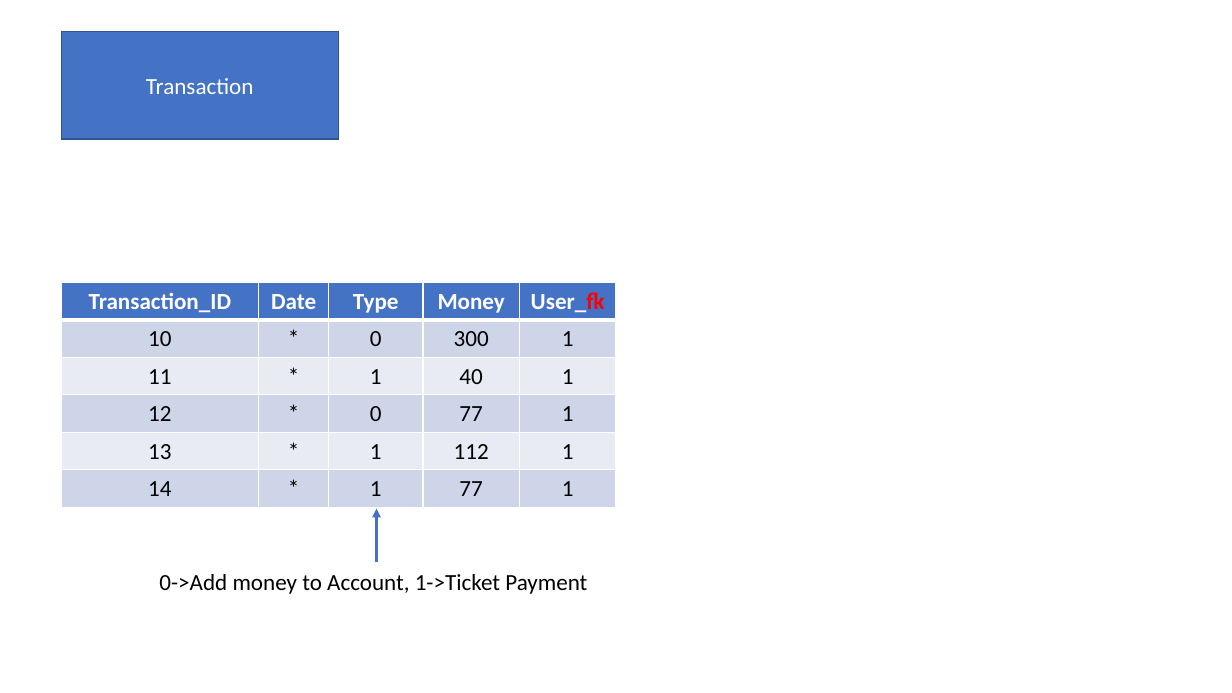
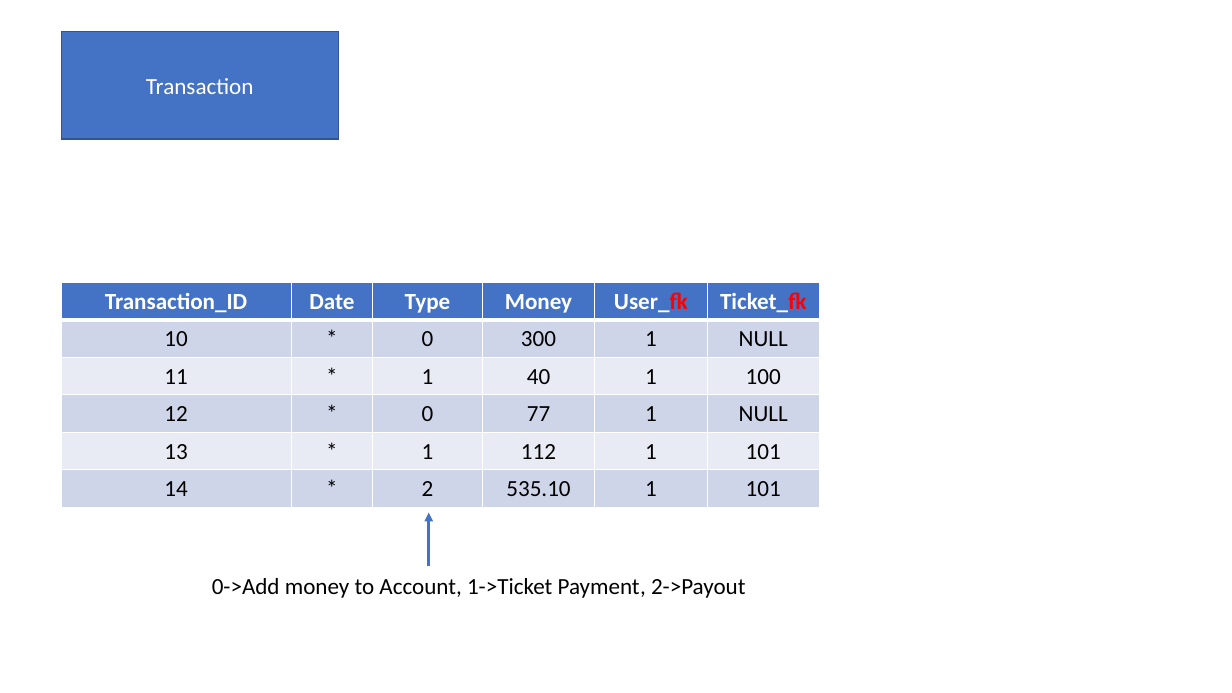
Before and after one commit to LjuboM/Betting-app, a slide deck: slide 3 of docs/Database Logic.pptx. Drawn at 1232x693 pixels with LibreOffice and Linux fonts; fonts in the diff are those of the drawing. Boxes give left, top, right and bottom in pixels: in the first picture for what was removed or moved away, otherwise in the second. Text is boxed around its words. In the diff, an @@ line names an element or a change of style, - is before the commit and + after.

Commit message:
Changed PPT

```diff
--- a/docs/Database Logic.pptx
+++ b/docs/Database Logic.pptx
@@ table at <box>61,283,821,507</box> @@
-column 3, row 6: 1
+column 3, row 6: 2
-column 4, row 6: 77
+column 4, row 6: 535.10
+column 6: Ticket_fk | NULL | 100 | NULL | 101 | 101
@@ table: place and size @@
-table at <box>61,283,616,507</box>
+table at <box>61,283,821,507</box>
@@ arrow moved from (377, 563) - (377, 509) to (429, 567) - (429, 513) @@
@@ text at <box>212,578,746,598</box>: text changed @@
-0->Add money to Account, 1->Ticket Payment
+0->Add money to Account, 1->Ticket Payment, 2->Payout
```
Also in this commit, not shown: 2 other slides changed.
